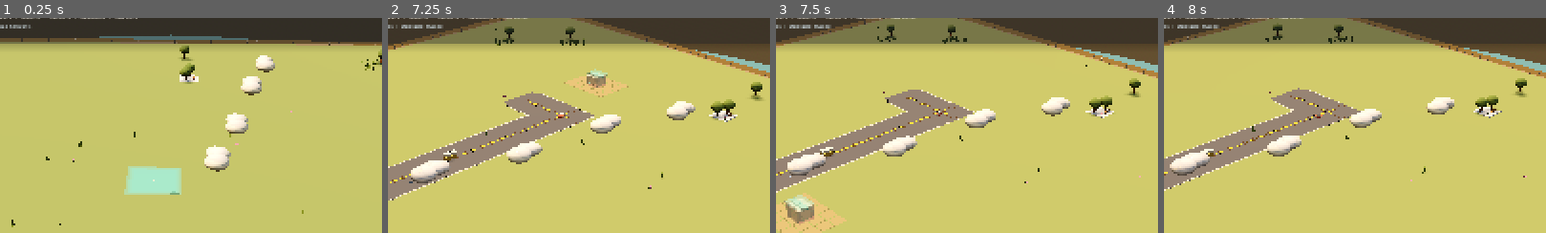
Above: before the commit, frames 1-4 (left to right).
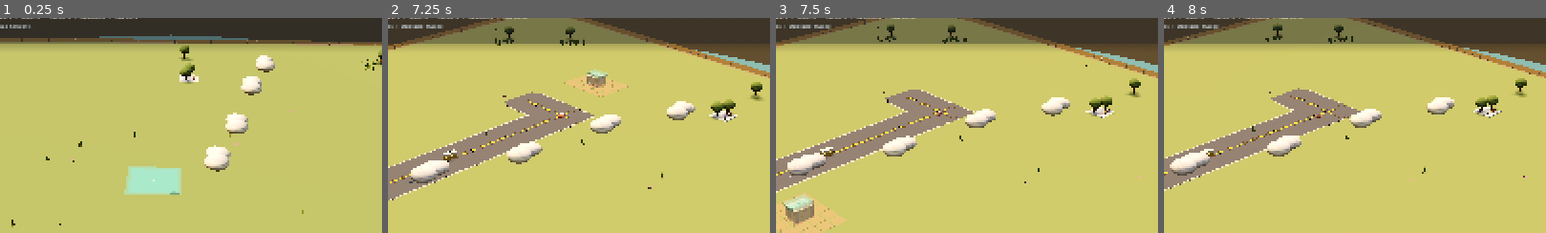
Above: after the commit, the same moments.

Repository: johnswaffles/my-backend-api
Game: Godot game, scene res://scenes/main_scene.tscn
Same seed, same stepped clock (60 frames per second), same inputs: the game is played once before the commit and once after it.
Inputs (mouse positions are % of the whole screen's width and height, from its top left):
- Up to frame 1 (0.25 s): no input
- Up to frame 2 (7.25 s): click "Build: Road" at 0.5 s; click "Place" at 1.25 s; click "Town" at 2 s; click "Home" at 2.75 s; click "L" at 3.5 s; click "R" at 4.25 s; tap Space at 5, 5.27 s; move the mouse to (72, 45) at 5.02 s; hold D 5.03-5.75 s; tap 1 at 5.1 s; click (72, 45) at 5.17 s; tap Enter at 5.75, 6.5 s; drag from (30, 55) to (45, 70) at 5.77 s; move the mouse to (60, 28) at 6.52 s; hold D from 6.53 s (still down); tap 3 at 6.6 s
- Up to frame 3 (7.5 s): release D at 7.25 s; drag from (45, 70) to (20, 35) at 7.27 s
- Up to frame 4 (8 s): no input
The pictures show only the part of the screen within x 29-79%, y 12-62%; the shares and areas given below are measured in that part.

Frames 1-2 are identical in both runs. In frame 3, 0.4% of the frame differs, in the area x 2-10%, y 82-97%; in frame 4, nothing differs.

Commit message:
Fix police station placement and upgrade growth

Diff:
--- a/cozy-builder-godot/scripts/building_system.gd
+++ b/cozy-builder-godot/scripts/building_system.gd
@@ -85,7 +85,7 @@
 const PROPERTY_FRONT_SETBACK := 1.0
 const PROPERTY_FRONT_SETBACK_BY_TOOL := {
 	BUILD_TOOL_HOUSE: 0.95,
-	BUILD_TOOL_POLICE: 0.9,
+	BUILD_TOOL_POLICE: 1.32,
 	BUILD_TOOL_FIRE: 0.9,
 	BUILD_TOOL_BANK: 0.9,
 	BUILD_TOOL_GROCERY: 0.95,
@@ -94,7 +94,7 @@
 }
 const PROPERTY_LOT_SETBACK_BY_TOOL := {
 	BUILD_TOOL_HOUSE: 0.58,
-	BUILD_TOOL_POLICE: 0.46,
+	BUILD_TOOL_POLICE: 0.98,
 	BUILD_TOOL_FIRE: 0.46,
 	BUILD_TOOL_BANK: 0.42,
 	BUILD_TOOL_GROCERY: 0.5,
@@ -1283,7 +1283,11 @@
 
 
 func _frontage_transport_offset(tool: String) -> int:
-	return HOUSE_FRONT_BUFFER_CELLS + 1 if tool == BUILD_TOOL_HOUSE else 1
+	if tool == BUILD_TOOL_HOUSE:
+		return HOUSE_FRONT_BUFFER_CELLS + 1
+	if tool == BUILD_TOOL_POLICE:
+		return 2
+	return 1
 
 
 func _frontage_buffer_cells(tool: String, anchor: Vector2i, footprint: Vector2i, side: String) -> Array[Vector2i]:
@@ -3329,27 +3333,22 @@
 
 func _populate_police_station_variant(root: Node3D, lot_root: Node3D, structure_root: Node3D, variant: int) -> void:
 	var palette := _cozy_palette("police", variant)
-	var width := 2.8 + float(variant % 3) * 0.18
-	var depth := 1.92 + float(variant % 2) * 0.18
-	var height := 1.06 + float(int(variant / 4)) * 0.08
-	_add_parcel_shadow(root, Vector2(4.9, 3.8), 0.24)
-
-	_add_box(Vector3(0.0, 0.015, 0.0), Vector3(4.6, 0.04, 3.5), _make_material("cbd4b5", 0.98), lot_root)
-	_add_town_path(Vector3(0.0, 0.02, 1.22), Vector2(2.1, 0.56), lot_root)
-	_add_soft_block(Vector3(-0.28, height * 0.5 + 0.05, -0.26), Vector3(width, height, depth), _make_material_from_color(palette.wall, 0.88), structure_root, 0.2)
-	_add_soft_block(Vector3(1.22, 0.66, -0.6), Vector3(1.12, 0.86, 1.2), _make_material_from_color(palette.trim.darkened(0.03), 0.86), structure_root, 0.12)
-	_add_gabled_roof(Vector3(-0.28, height + 0.18, -0.26), Vector3(width + 0.18, 0.18, depth + 0.22), _make_material_from_color(palette.roof, 0.78), structure_root, 10.0)
-	_add_box(Vector3(-0.28, 0.56, 0.86), Vector3(width * 0.72, 0.1, 0.06), _make_material_from_color(palette.accent, 0.46), structure_root)
-	_add_box(Vector3(-0.28, 0.24, 0.84), Vector3(width * 0.18, 0.42, 0.05), _window_material, structure_root)
-	_add_round_canopy(Vector3(-0.28, 0.36, 1.02), Vector3(width * 0.5, 0.18, 0.22), _make_material_from_color(palette.trim, 0.52), structure_root)
-	_add_local_cylinder(Vector3(0.58, 1.8, -0.62), 0.11, 0.11, 0.22, _make_material_from_color(palette.accent, 0.42), structure_root)
-	_add_frontage_detail_cluster(lot_root, width, 1.28, palette.accent, "badge")
-	_add_box(Vector3(1.48, 0.52, -0.66), Vector3(0.12, 1.0, 1.36), _make_material("6b7384", 0.88), structure_root)
-	_add_box(Vector3(1.78, 0.52, -0.66), Vector3(0.12, 1.0, 1.36), _make_material("6b7384", 0.88), structure_root)
-	_add_box(Vector3(1.63, 1.0, -0.66), Vector3(0.46, 0.08, 1.36), _make_material("6b7384", 0.88), structure_root)
-	_add_box(Vector3(1.63, 0.06, -0.68), Vector3(1.16, 0.04, 1.5), _make_material("9f8b74", 0.9), structure_root)
-	_add_shrub_cluster(Vector3(-1.08, 0.0, 1.14), palette.accent, lot_root, 3)
-	_add_shrub_cluster(Vector3(0.68, 0.0, 1.14), palette.trim, lot_root, 3)
+	var width := 2.42 + float(variant % 3) * 0.14
+	var depth := 1.78 + float(variant % 2) * 0.12
+	var height := 0.98 + float(int(variant / 4)) * 0.08
+	_add_parcel_shadow(root, Vector2(4.9, 3.9), 0.24)
+
+	_add_box(Vector3(0.0, 0.015, 0.0), Vector3(4.7, 0.04, 3.7), _make_material("cbd4b5", 0.98), lot_root)
+	_add_town_path(Vector3(0.0, 0.02, 1.2), Vector2(1.68, 0.42), lot_root)
+	_add_soft_block(Vector3(-0.1, height * 0.5 + 0.04, -0.08), Vector3(width, height, depth), _make_material_from_color(palette.wall, 0.9), structure_root, 0.18)
+	_add_gabled_roof(Vector3(-0.1, height + 0.16, -0.08), Vector3(width + 0.14, 0.16, depth + 0.18), _make_material_from_color(palette.roof, 0.8), structure_root, 10.0)
+	_add_box(Vector3(-0.1, 0.5, 0.54), Vector3(width * 0.56, 0.08, 0.06), _make_material_from_color(palette.accent, 0.46), structure_root)
+	_add_box(Vector3(-0.44, 0.24, 0.58), Vector3(width * 0.16, 0.34, 0.05), _window_material, structure_root)
+	_add_box(Vector3(0.24, 0.24, 0.58), Vector3(width * 0.16, 0.34, 0.05), _window_material, structure_root)
+	_add_round_canopy(Vector3(-0.1, 0.34, 0.74), Vector3(width * 0.4, 0.1, 0.14), _make_material_from_color(palette.trim, 0.52), structure_root)
+	_add_local_cylinder(Vector3(0.54, 1.56, -0.48), 0.1, 0.1, 0.22, _make_material_from_color(palette.accent, 0.42), structure_root)
+	_add_shrub_cluster(Vector3(-0.98, 0.0, 1.06), palette.accent, lot_root, 2)
+	_add_shrub_cluster(Vector3(0.9, 0.0, 1.06), palette.trim, lot_root, 2)
 
 
 func _add_police_station_variant(position_3d: Vector3, variant: int) -> Node3D:
@@ -3631,11 +3630,14 @@
 	if tier >= 3:
 		match tool:
 			BUILD_TOOL_POLICE:
-				if bool(profile.get("tower", false)):
-					_add_box(Vector3(0.96, 0.26, -0.9), Vector3(0.36, 0.52, 0.5), _make_material_from_color(palette.trim, 0.82), structure_root)
-					_add_gabled_roof(Vector3(0.96, 0.6, -0.9), Vector3(0.46, 0.1, 0.58), _make_material_from_color(palette.roof.darkened(0.02), 0.74), structure_root, 16.0)
+				if bool(profile.get("front_hall", false)):
+					_add_soft_block(Vector3(0.0, 0.3, 0.76), Vector3(1.16, 0.42, 0.44), _make_material_from_color(palette.wall.lightened(0.04), 0.92), structure_root, 0.12)
+					_add_gabled_roof(Vector3(0.0, 0.6, 0.76), Vector3(1.28, 0.1, 0.56), _make_material_from_color(palette.roof.darkened(0.01), 0.77), structure_root, 12.0)
+					_add_box(Vector3(0.0, 0.12, 1.03), Vector3(0.36, 0.38, 0.06), _window_material, structure_root)
+					_add_box(Vector3(0.0, 0.04, 1.24), Vector3(0.82, 0.04, 0.1), _make_material_from_color(accent, 0.48), lot_root)
 				if bool(profile.get("badge_plaza", false)):
-					_add_box(Vector3(-1.24, 0.08, 1.42), Vector3(1.48, 0.08, 0.06), _make_material_from_color(accent, 0.38), lot_root)
+					_add_box(Vector3(0.0, 0.06, 1.4), Vector3(1.12, 0.03, 0.24), _make_material("d7c8b0", 0.92), lot_root)
+					_add_box(Vector3(0.0, 0.1, 1.28), Vector3(0.34, 0.1, 0.04), _make_material_from_color(accent, 0.54), lot_root)
 			BUILD_TOOL_FIRE:
 				if bool(profile.get("bay_extend", false)):
 					_add_box(Vector3(1.08, 0.14, 0.92), Vector3(0.72, 0.12, 1.22), _make_material_from_color(palette.trim.darkened(0.04), 0.84), structure_root)
@@ -3669,9 +3671,17 @@
 	if tier >= 4:
 		match tool:
 			BUILD_TOOL_POLICE:
-				if bool(profile.get("fenceyard", false)):
-					_add_box(Vector3(-1.36, 0.08, 1.5), Vector3(2.16, 0.08, 0.06), _make_material_from_color(accent, 0.4), lot_root)
-					_add_shrub_cluster(Vector3(-1.42, 0.0, -0.78), trim, lot_root, 4)
+				if bool(profile.get("service_wing", false)):
+					_add_soft_block(Vector3(1.02, 0.34, -0.22), Vector3(0.82, 0.5, 0.92), _make_material_from_color(palette.wall.lightened(0.02), 0.9), structure_root, 0.12)
+					_add_gabled_roof(Vector3(1.02, 0.7, -0.22), Vector3(0.96, 0.1, 1.04), _make_material_from_color(palette.roof.darkened(0.01), 0.76), structure_root, 12.0)
+				if bool(profile.get("tower", false)):
+					_add_soft_block(Vector3(-0.88, 0.48, -0.82), Vector3(0.46, 0.84, 0.46), _make_material_from_color(palette.trim.darkened(0.01), 0.88), structure_root, 0.1)
+					_add_gabled_roof(Vector3(-0.88, 1.02, -0.82), Vector3(0.56, 0.1, 0.56), _make_material_from_color(palette.roof.darkened(0.03), 0.74), structure_root, 14.0)
+				if bool(profile.get("rear_hall", false)):
+					_add_soft_block(Vector3(-0.18, 0.26, -1.06), Vector3(1.42, 0.42, 0.68), _make_material_from_color(palette.wall.lightened(0.05), 0.9), structure_root, 0.12)
+					_add_gabled_roof(Vector3(-0.18, 0.58, -1.06), Vector3(1.56, 0.08, 0.78), _make_material_from_color(palette.roof.darkened(0.02), 0.76), structure_root, 10.0)
+				if bool(profile.get("badge_plaza", false)):
+					_add_box(Vector3(0.0, 0.05, 1.48), Vector3(1.34, 0.03, 0.32), _make_material_from_color(trim, 0.36), lot_root)
 			BUILD_TOOL_FIRE:
 				if bool(profile.get("apron", false)):
 					_add_box(Vector3(-1.18, 0.08, 1.48), Vector3(2.24, 0.08, 0.06), _make_material_from_color(accent, 0.4), lot_root)
--- a/cozy-builder-godot/scripts/property_upgrade_data.gd
+++ b/cozy-builder-godot/scripts/property_upgrade_data.gd
@@ -120,10 +120,10 @@
 		},
 	},
 	"police": {
-		1: {"badge_plaza": false, "tower": false, "service_wing": false, "landscaping": false, "fenceyard": false},
-		2: {"badge_plaza": true, "tower": false, "service_wing": false, "landscaping": true, "fenceyard": true},
-		3: {"badge_plaza": true, "tower": true, "service_wing": true, "landscaping": true, "fenceyard": true},
-		4: {"badge_plaza": true, "tower": true, "service_wing": true, "landscaping": true, "fenceyard": true},
+		1: {"badge_plaza": false, "tower": false, "service_wing": false, "front_hall": false, "rear_hall": false},
+		2: {"badge_plaza": false, "tower": false, "service_wing": false, "front_hall": true, "rear_hall": false},
+		3: {"badge_plaza": true, "tower": true, "service_wing": true, "front_hall": true, "rear_hall": false},
+		4: {"badge_plaza": true, "tower": true, "service_wing": true, "front_hall": true, "rear_hall": true},
 	},
 	"fire": {
 		1: {"apron": false, "hose_tower": false, "bay_extend": false, "landscaping": false},
Not shown, changed: public/godot-playtest/index.html
Not shown, changed: public/godot-playtest/index.pck
